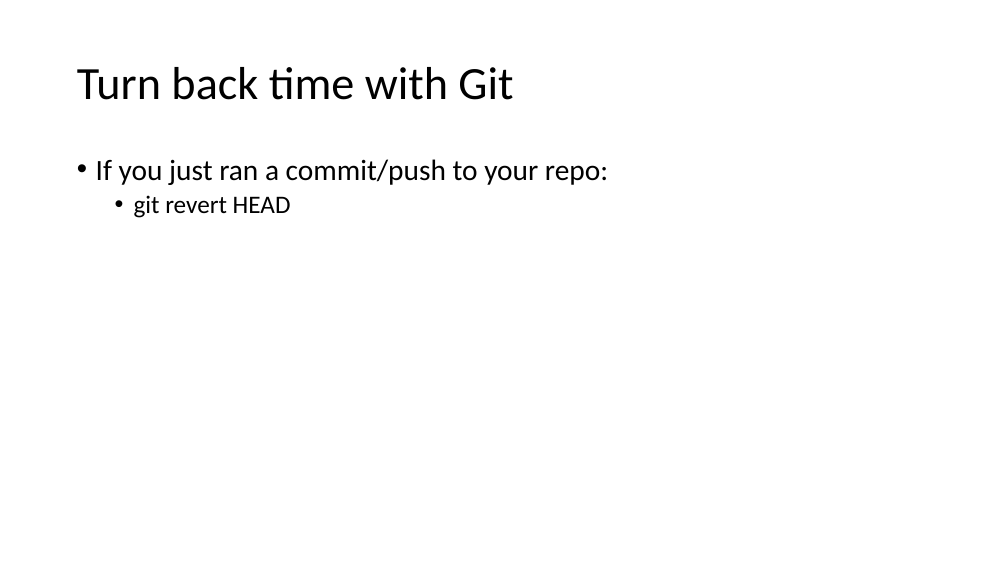
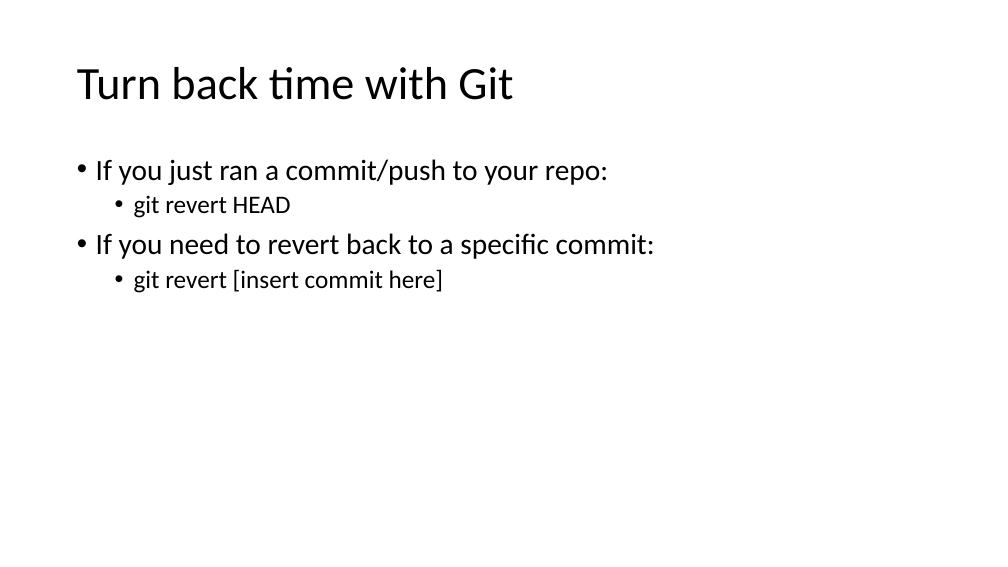
Before and after one commit to spirrello/devshow, a slide deck: slide 7 of Git101.pptx. Drawn at 1008x567 pixels with LibreOffice and Linux fonts; fonts in the diff are those of the drawing. Boxes give left, top, right and bottom in pixels: in the first picture for what was removed or moved away, otherwise in the second. Text is boxed around its words. In the diff, an @@ line names an element or a change of style, - is before the commit and + after.

```diff
--- a/Git101.pptx
+++ b/Git101.pptx
@@ text at [96, 233, 655, 293]: paragraphs added @@
+• If you need to revert back to a specific commit:
+  • git revert [insert commit here]
```
Also in this commit, not shown: 3 other slides changed, 2 slides added.
